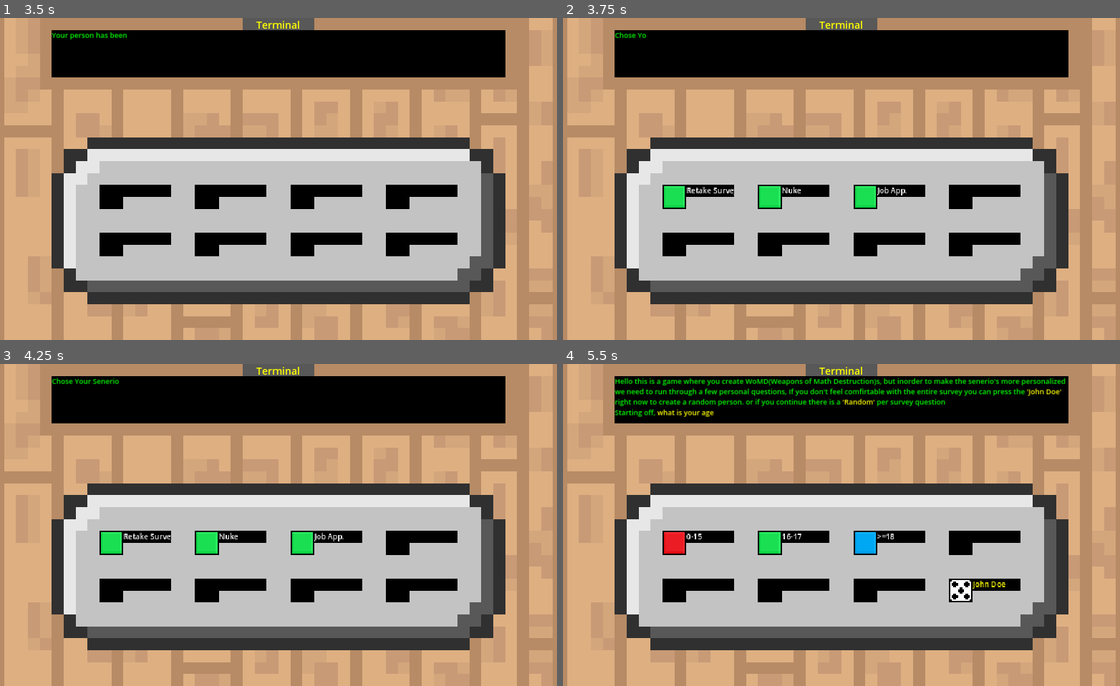
Above: before the commit, frames 1-4 (two rows, left to right).
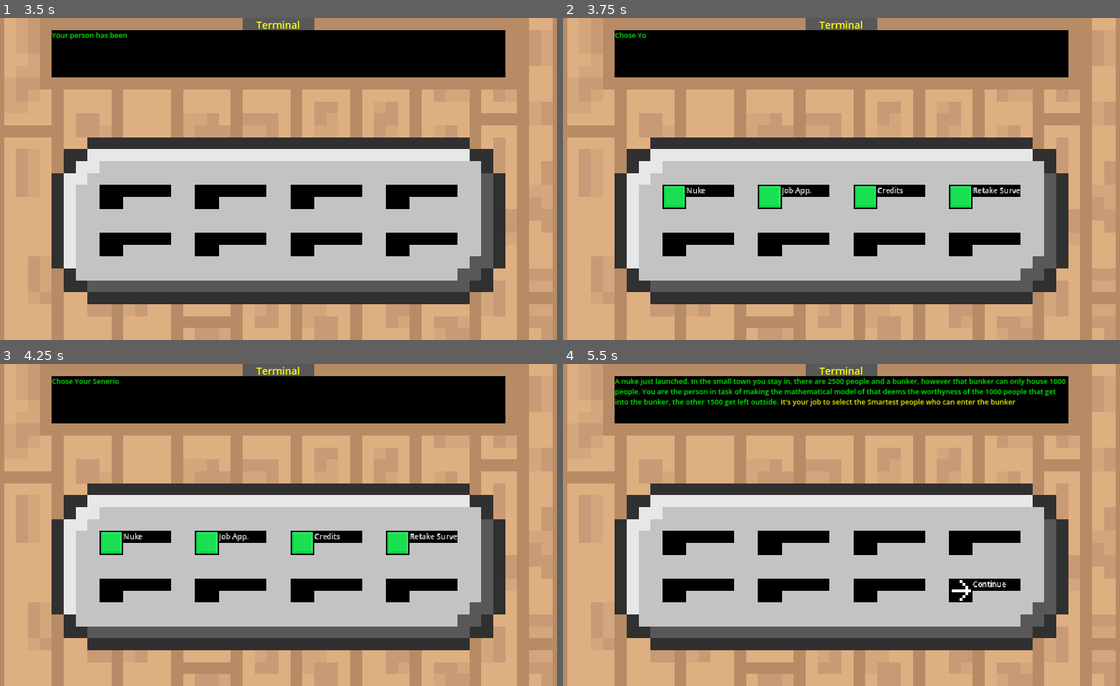
Above: after the commit, the same moments.

Repository: C4llSqin/Create-Your-own-Weapon-of-Math-Destruction
Game: Godot game, scene res://scenes/main_menu.tscn
Same seed, same stepped clock (60 frames per second), same inputs: the game is played once before the commit and once after it.
Inputs (mouse positions are in pixels of both pictures, inside the frame that each line leads up to):
- Up to frame 1 (3.5 s): tap Enter (ui_accept) at 0.5, 0.77, 2.27 s; click (111, 198) at 1.27 s; click (111, 198) at 2.77 s
- Up to frame 2 (3.75 s): tap Enter (ui_accept) at 3.5 s
- Up to frame 3 (4.25 s): no input
- Up to frame 4 (5.5 s): click (674, 544) at 4.27 s; tap Enter (ui_accept) at 5.27 s

Frame 1 is identical in both runs. In frame 2, 0.6% of the frame differs, in the area x 22-83%, y 52-59%; in frame 3, 0.6%; in frame 4, 4.1%, in the area x 9-91%, y 4-74%.

Commit message:
credits "senerio"

Diff:
--- /dev/null
+++ b/scripts/senerios/credits.gd
@@ -0,0 +1,20 @@
+extends senario
+
+class_name senario_credits
+
+static func get_name() -> String:
+	return "Credits"
+
+func _init(buttonarr, ter):
+	super(buttonarr, ter)
+	introdiolog = """Game Credits:
+ - Game by Zachary Wilke
+ - Based of the book entitled [i][font_size=24]Weapons of Math Destruction[/font_size][/i] by Cathy O'Neil
+ - Writen in the Godot Engine, version 4.2.2
+ - Source code is available at: [url]https://github.com/C4llSqin/Create-Your-own-Weapon-of-Math-Destruction[/url] [font_size=18](sorry no clickable link for you)[/font_size]
+ - Shoutouts to Mr. Ruffer for being an overall cool dude."""
+	intro()
+
+func handle_button_press(id):
+	hide_all()
+	emit_signal("senarioOver")
--- a/scripts/senerios/senerio_chooser.gd
+++ b/scripts/senerios/senerio_chooser.gd
@@ -4,9 +4,10 @@
 
 var CHOICES = [
 	#senario,
-	survey,
 	senario_nuke,
-	senario_job_application
+	senario_job_application,
+	senario_credits,
+	survey
 ]
 
 var ICON = load("res://assets/button_icons/green.png")
